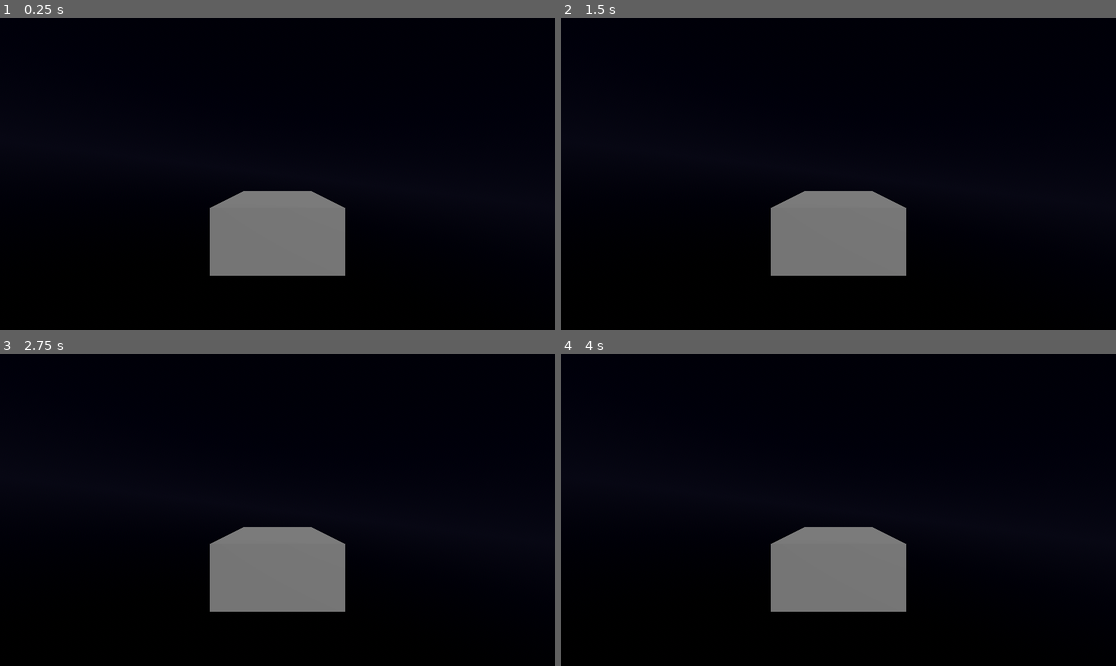
Above: before the commit, frames 1-4 (two rows, left to right).
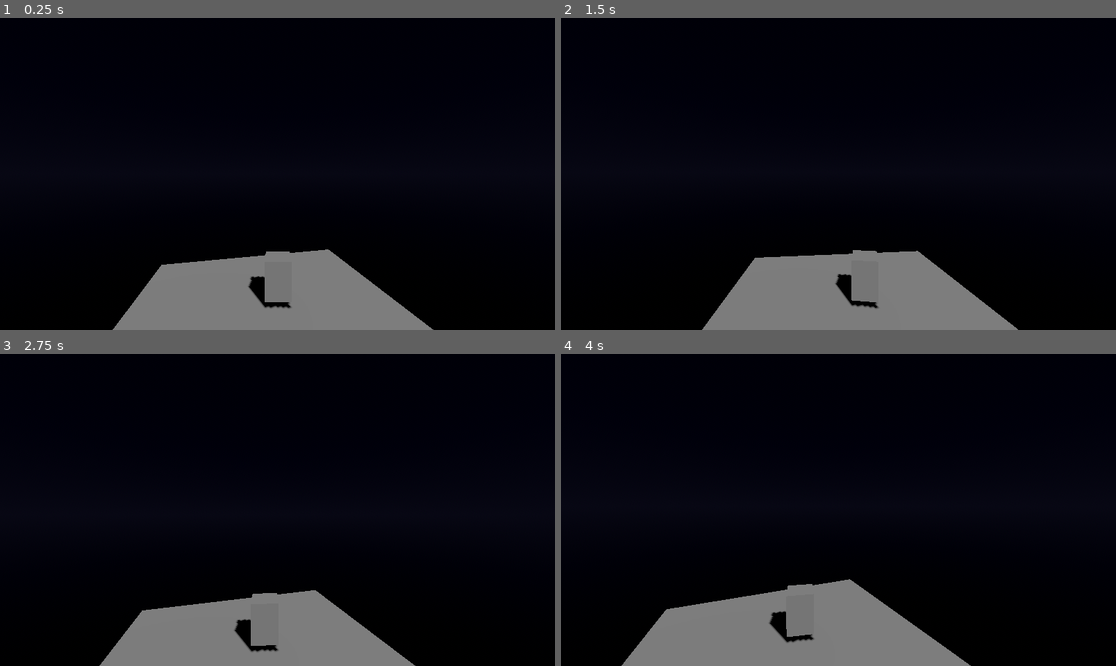
Above: after the commit, the same moments.

Repository: cbcom-wq/whoknows
Game: Godot game, scene res://scenes/flight_test.tscn
Two runs of this game, one before a commit and one after it. Both use one fixed random seed, a clock stepped at 60 frames per second and the inputs below. The project has no main scene, so this scene is started directly.
Inputs (mouse positions are in pixels of both pictures, inside the frame that each line leads up to):
- Up to frame 1 (0.25 s): no input
- Up to frame 2 (1.5 s): tap Enter at 0.5 s; move the mouse to (866, 174) at 0.52 s; hold Shift 0.53-1.28 s; click (866, 174) at 0.67 s; tap Space at 1.25 s; move the mouse to (810, 174) at 1.27 s; tap Alt at 1.35 s; click (810, 174) at 1.42 s
- Up to frame 3 (2.75 s): tap Enter at 2 s; move the mouse to (288, 503) at 2.02 s; tap Ctrl at 2.1 s; click (288, 503) at 2.17 s
- Up to frame 4 (4 s): tap Space at 2.75 s; move the mouse to (832, 516) at 2.77 s; tap Shift at 2.85 s; click (832, 516) at 2.92 s; tap Enter at 3.5 s; move the mouse to (877, 513) at 3.52 s; tap Alt at 3.6 s; click (877, 513) at 3.67 s

The runs differ from the first frame. In frame 1, 13% of the frame differs, in the area x 20-79%, y 55-100%; in frame 2, 13%; in frame 3, 13%; in frame 4, 14%, in the area x 10-74%, y 55-100%.

Commit message:
feat: add pilot seat with seamless sit/stand camera transition
Co-Authored-By: Claude Opus 5 <noreply@anthropic.com>

Diff:
--- a/who-knows/scenes/flight_test.gd
+++ /dev/null
@@ -1,27 +0,0 @@
-extends Node3D
-
-@onready var _fc: FlightComputer = $Ship/FlightComputer
-
-func _ready() -> void:
-	# This temporary driver borrows the same WASD actions the avatar walks
-	# with. Without this, W would walk the avatar AND fire the engines.
-	# Task 5 replaces the whole arrangement with the pilot seat, which hands
-	# control back and forth properly.
-	$Ship/Interior/Avatar.set_control_enabled(false)
-
-func _unhandled_input(event: InputEvent) -> void:
-	if event.is_action_pressed("toggle_assist"):
-		_fc.assist_enabled = not _fc.assist_enabled
-		print("Flight assist: ", "ON" if _fc.assist_enabled else "OFF")
-
-func _process(_delta: float) -> void:
-	var translate := Vector3(
-		Input.get_axis("move_left", "move_right"),
-		Input.get_axis("crouch", "sprint"),
-		Input.get_axis("move_forward", "move_back"),
-	)
-	var mouse := Vector2.ZERO  # replaced by real mouse look in Task 5
-	var rotate := Vector3(
-		mouse.y, mouse.x, Input.get_axis("roll_left", "roll_right")
-	)
-	_fc.set_pilot_input(translate, rotate, Input.is_action_pressed("boost"))
--- a/who-knows/scenes/flight_test.tscn
+++ b/who-knows/scenes/flight_test.tscn
@@ -1,9 +1,11 @@
-[gd_scene load_steps=13 format=3]
+[gd_scene load_steps=17 format=3]
 
 [ext_resource type="Script" path="res://src/ship/ship.gd" id="1_ship"]
 [ext_resource type="PackedScene" path="res://scenes/avatar.tscn" id="2_avatar"]
 [ext_resource type="Script" path="res://src/flight/flight_computer.gd" id="3_flight_computer"]
-[ext_resource type="Script" path="res://scenes/flight_test.gd" id="4_flight_test"]
+[ext_resource type="Script" path="res://src/avatar/interactor.gd" id="4_interactor"]
+[ext_resource type="Script" path="res://src/avatar/pilot_seat.gd" id="5_pilot_seat"]
+[ext_resource type="Script" path="res://src/camera/camera_director.gd" id="6_camera_director"]
 
 [sub_resource type="ProceduralSkyMaterial" id="ProceduralSkyMaterial_flighttest"]
 sky_top_color = Color(0.02, 0.02, 0.05, 1)
@@ -36,8 +38,13 @@
 [sub_resource type="BoxShape3D" id="BoxShape3D_wall_ew"]
 size = Vector3(0.2, 2, 10)
 
+[sub_resource type="BoxShape3D" id="BoxShape3D_seat"]
+size = Vector3(0.8, 1.2, 0.8)
+
+[sub_resource type="BoxMesh" id="BoxMesh_seat"]
+size = Vector3(0.8, 1.2, 0.8)
+
 [node name="FlightTest" type="Node3D"]
-script = ExtResource("4_flight_test")
 
 [node name="WorldEnvironment" type="WorldEnvironment" parent="."]
 environment = SubResource("Environment_flighttest")
@@ -60,7 +67,7 @@
 
 [node name="ChaseCamera" type="Camera3D" parent="Ship/Exterior"]
 transform = Transform3D(1, 0, 0, 0, 1, 0, 0, 0, 1, 0, 4, 18)
-current = true
+current = false
 
 [node name="FlightComputer" type="Node" parent="Ship"]
 script = ExtResource("3_flight_computer")
@@ -107,8 +114,31 @@
 [node name="SeatMarker" type="Marker3D" parent="Ship/Interior"]
 position = Vector3(0, 0, -3.5)
 
+[node name="PilotSeat" type="StaticBody3D" parent="Ship/Interior"]
+position = Vector3(0, 0, -3.5)
+script = ExtResource("5_pilot_seat")
+camera_director_path = NodePath("../../CameraDirector")
+
+[node name="CollisionShape3D" type="CollisionShape3D" parent="Ship/Interior/PilotSeat"]
+position = Vector3(0, 0.6, 0)
+shape = SubResource("BoxShape3D_seat")
+
+[node name="MeshInstance3D" type="MeshInstance3D" parent="Ship/Interior/PilotSeat"]
+position = Vector3(0, 0.6, 0)
+mesh = SubResource("BoxMesh_seat")
+
+[node name="Eye" type="Node3D" parent="Ship/Interior/PilotSeat"]
+position = Vector3(0, 1.2, -0.2)
+
 [node name="Avatar" parent="Ship/Interior" instance=ExtResource("2_avatar")]
 position = Vector3(0, 0.1, 3.0)
 
-[node name="Camera3D" parent="Ship/Interior/Avatar/Head" index="0"]
-current = false
+[node name="Interactor" type="RayCast3D" parent="Ship/Interior/Avatar/Head" owner="Ship/Interior/Avatar"]
+script = ExtResource("4_interactor")
+
+[node name="CameraDirector" type="Node" parent="Ship"]
+script = ExtResource("6_camera_director")
+avatar_path = NodePath("../Interior/Avatar")
+flight_computer_path = NodePath("../FlightComputer")
+interior_camera_path = NodePath("../Interior/Avatar/Head/Camera3D")
+chase_camera_path = NodePath("../Exterior/ChaseCamera")
--- /dev/null
+++ b/who-knows/src/avatar/interactor.gd
@@ -0,0 +1,25 @@
+class_name Interactor
+extends RayCast3D
+
+## Points where the avatar looks. Anything in group "interactable" that
+## implements `interact(avatar)` and `prompt_text()` can be used.
+
+signal prompt_changed(text: String)
+
+var _current: Node = null
+
+func _ready() -> void:
+	target_position = Vector3(0, 0, -2.5)
+	collide_with_areas = true
+
+func _physics_process(_delta: float) -> void:
+	var hit: Node = get_collider() if is_colliding() else null
+	if hit != null and not hit.is_in_group("interactable"):
+		hit = null
+	if hit != _current:
+		_current = hit
+		prompt_changed.emit("" if _current == null else "[F] %s" % _current.prompt_text())
+
+func _unhandled_input(event: InputEvent) -> void:
+	if event.is_action_pressed("interact") and _current != null:
+		_current.interact(owner)
--- /dev/null
+++ b/who-knows/src/avatar/pilot_seat.gd
@@ -0,0 +1,22 @@
+class_name PilotSeat
+extends StaticBody3D
+
+## The flight station. Sitting here hands ship control to the pilot and
+## moves the camera into the cockpit without a cut.
+
+@export var camera_director_path: NodePath
+
+## Where the seated camera ends up, and which way it faces.
+@onready var eye: Node3D = $Eye
+
+func _ready() -> void:
+	add_to_group("interactable")
+
+func prompt_text() -> String:
+	return "Take the controls"
+
+func interact(avatar: Avatar) -> void:
+	var director: CameraDirector = get_node(camera_director_path)
+	director.sit(self)
+	# `avatar` is unused here; the director owns the handoff. Kept in the
+	# signature because every interactable receives it.
--- /dev/null
+++ b/who-knows/src/camera/camera_director.gd
@@ -0,0 +1,123 @@
+class_name CameraDirector
+extends Node
+
+## Owns all four views and, critically, the continuous move between
+## standing and sitting. The transition happens entirely inside interior
+## space, so it is a plain interpolation of one camera's transform —
+## there is no world switch and therefore nothing to hide with a fade.
+
+signal transition_finished
+
+enum View { COCKPIT, CHASE, FOOT_FIRST, FOOT_THIRD }
+
+const SIT_DURATION := 0.75
+const THIRD_PERSON_OFFSET := Vector3(0.5, 0.4, 2.5)
+
+@export var avatar_path: NodePath
+@export var flight_computer_path: NodePath
+@export var interior_camera_path: NodePath
+@export var chase_camera_path: NodePath
+
+var view: View = View.FOOT_FIRST
+var is_seated: bool = false
+
+var _seat: PilotSeat = null
+var _tween: Tween = null
+
+@onready var _avatar: Avatar = get_node(avatar_path)
+@onready var _flight: FlightComputer = get_node(flight_computer_path)
+@onready var _interior_cam: Camera3D = get_node(interior_camera_path)
+@onready var _chase_cam: Camera3D = get_node(chase_camera_path)
+
+func _ready() -> void:
+	_apply_view()
+
+func sit(seat: PilotSeat) -> void:
+	if is_seated or _tween != null:
+		return
+	_seat = seat
+	is_seated = true
+	_avatar.set_control_enabled(false)
+	_move_camera_to(seat.eye.global_transform)
+
+func stand() -> void:
+	if not is_seated or _tween != null:
+		return
+	is_seated = false
+	_flight.clear_pilot_input()
+	# Put the avatar beside the seat, then fly the camera back to its head.
+	_avatar.global_position = _seat.global_position + _seat.global_basis * Vector3(0.9, 0, 0)
+	_move_camera_to(_avatar.head.global_transform)
+
+func _move_camera_to(target: Transform3D) -> void:
+	# Reparent the interior camera to the interior root so it can travel
+	# freely between the avatar's head and the seat without inheriting
+	# either one's motion mid-flight.
+	var interior_root := _avatar.get_parent()
+	var start := _interior_cam.global_transform
+	if _interior_cam.get_parent() != interior_root:
+		_interior_cam.reparent(interior_root, true)
+	_interior_cam.global_transform = start
+	_interior_cam.current = true
+	_chase_cam.current = false
+
+	_tween = create_tween()
+	_tween.set_trans(Tween.TRANS_CUBIC).set_ease(Tween.EASE_IN_OUT)
+	_tween.tween_property(_interior_cam, "global_transform", target, SIT_DURATION)
+	_tween.finished.connect(_on_transition_finished)
+
+func _on_transition_finished() -> void:
+	_tween = null
+	if is_seated:
+		_interior_cam.reparent(_seat.eye, true)
+		_interior_cam.transform = Transform3D.IDENTITY
+		view = View.COCKPIT
+	else:
+		_interior_cam.reparent(_avatar.head, true)
+		_interior_cam.transform = Transform3D.IDENTITY
+		_avatar.set_control_enabled(true)
+		view = View.FOOT_FIRST
+	_apply_view()
+	transition_finished.emit()
+
+func cycle_view() -> void:
+	if _tween != null:
+		return
+	if is_seated:
+		view = View.CHASE if view == View.COCKPIT else View.COCKPIT
+	else:
+		view = View.FOOT_THIRD if view == View.FOOT_FIRST else View.FOOT_FIRST
+	_apply_view()
+
+func _apply_view() -> void:
+	match view:
+		View.COCKPIT, View.FOOT_FIRST:
+			_interior_cam.current = true
+			_chase_cam.current = false
+			_interior_cam.position = Vector3.ZERO
+		View.FOOT_THIRD:
+			_interior_cam.current = true
+			_chase_cam.current = false
+			_interior_cam.position = THIRD_PERSON_OFFSET
+		View.CHASE:
+			_interior_cam.current = false
+			_chase_cam.current = true
+
+func _unhandled_input(event: InputEvent) -> void:
+	if event.is_action_pressed("cycle_camera"):
+		cycle_view()
+	elif event.is_action_pressed("interact") and is_seated:
+		stand()
+
+func _process(_delta: float) -> void:
+	if not is_seated:
+		return
+	var translate := Vector3(
+		Input.get_axis("move_left", "move_right"),
+		Input.get_axis("crouch", "sprint"),
+		Input.get_axis("move_forward", "move_back"),
+	)
+	var rotate := Vector3(0, 0, Input.get_axis("roll_left", "roll_right"))
+	_flight.set_pilot_input(translate, rotate, Input.is_action_pressed("boost"))
+	if Input.is_action_just_pressed("toggle_assist"):
+		_flight.assist_enabled = not _flight.assist_enabled
Not shown, removed: who-knows/scenes/flight_test.gd.uid
Not shown, added: who-knows/src/avatar/interactor.gd.uid
Not shown, added: who-knows/src/avatar/pilot_seat.gd.uid
Not shown, added: who-knows/src/camera/camera_director.gd.uid
